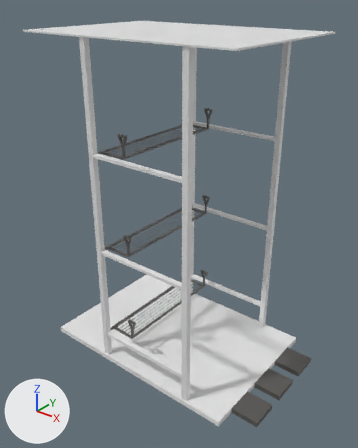
The Blender file sourceModels/RopaStorageBase.blend as it was, and as the next commit left it.
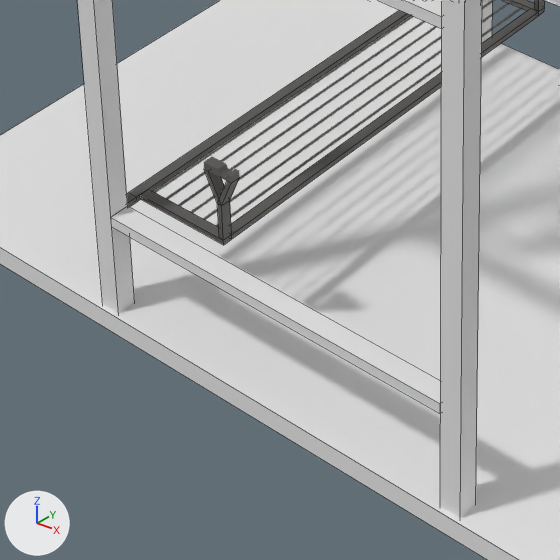
There are two pictures of each version: one whole from a 50 mm lens placed at (10.37, -12.8, 12.93), pointed at (0.42, -0.37, 5.22), one close up on the part from 23% to 58% of the width and 63% to 92% of the height. The axes (+X, +Y, +Z) are drawn at lower left. The lights are the same throughout. The close-ups show mesh edges as thin lines.

Names of what the first close-up shows: 'Connector.001', 'Connector1', 'Cube', 'Cube.001', 'Cube.006', 'Cube.008', 'Querstange', 'Querstange.003', 'Querstange.004', 'Querstange.005', 'Seitenstange', 'storage'.
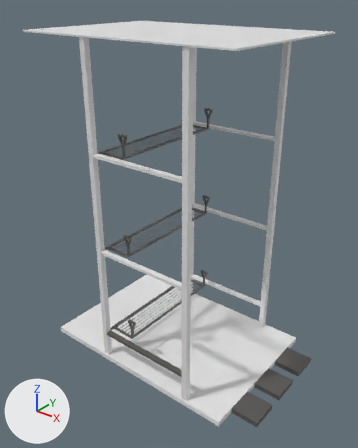
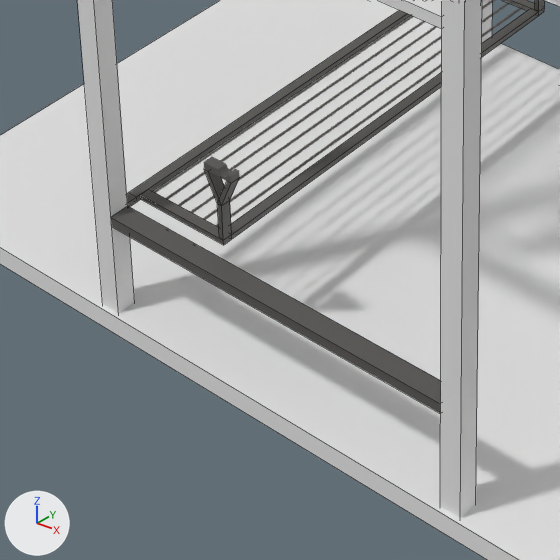
Where the change shows, as pixel boxes [x1, y1, x2, y2] in the close-ups (560 x 560 px):
```json
{"part": 1, "of": "me_cube_048", "change": "built on", "before": [111, 218, 440, 413], "after": [111, 218, 440, 413]}
{"part": 2, "of": "me_cube_048", "change": "recoloured", "before": [111, 206, 441, 403], "after": [111, 206, 441, 403], "on screen": "white to grey"}
```

The change, as JSON lines over the scene's bpy script:
```json
{"block": "me_cube_048", "where": "# used by ob_cube_008; parent = ob_leftlane; location = (-1.1, -2.609, 0.95)"}
{"op": "remove", "block": "me_cube_048", "code": "me_cube_048.from_pydata(...)  # 8 vertices, 6 faces; spans x -0.1..3.5, y -0.1..0.1, z 0.0..0.1"}
{"op": "add", "block": "me_cube_048", "code": "me_cube_048.from_pydata(...)  # 24 vertices, 10 faces; spans x -0.1..3.5, y -0.1..0.1, z 0.0..0.1"}
{"block": "me_cube_048", "change": "me_cube_048 part 1"}
{"block": "me_cube_048", "change": "4 faces are deleted"}
{"block": "me_cube_048", "change": "16 vertices are added at x -0.1..3.5, y -0.1..0.1, z 0.02..0.08"}
{"block": "me_cube_048", "change": "8 new faces join them"}
{"block": "me_cube_048", "change": "me_cube_048 part 2: 2 faces spanning x -0.1..3.5, y -0.1..0.1, z 0.0..0.1 switch from no material to mat_base_mat (dark grey #595755)"}
```
